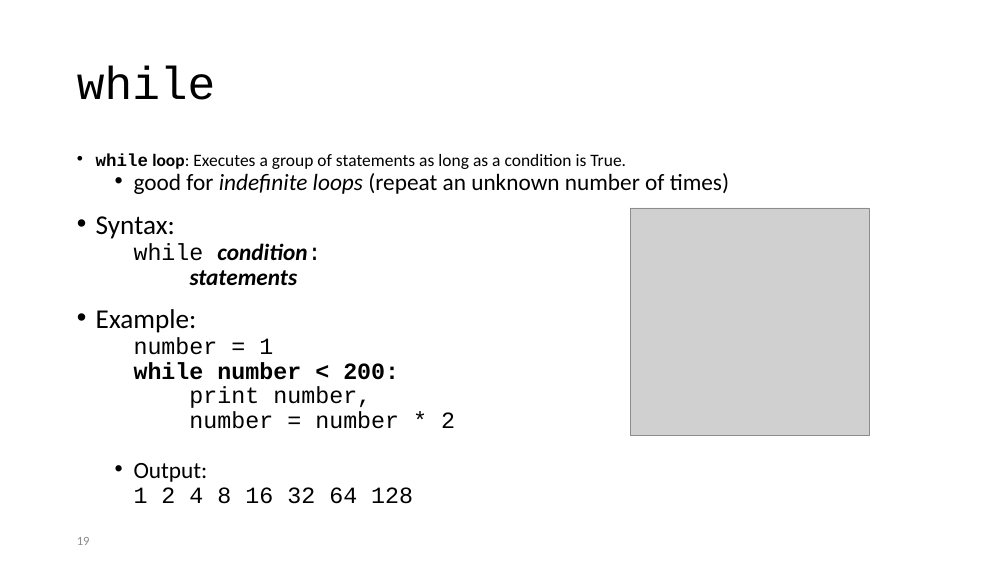
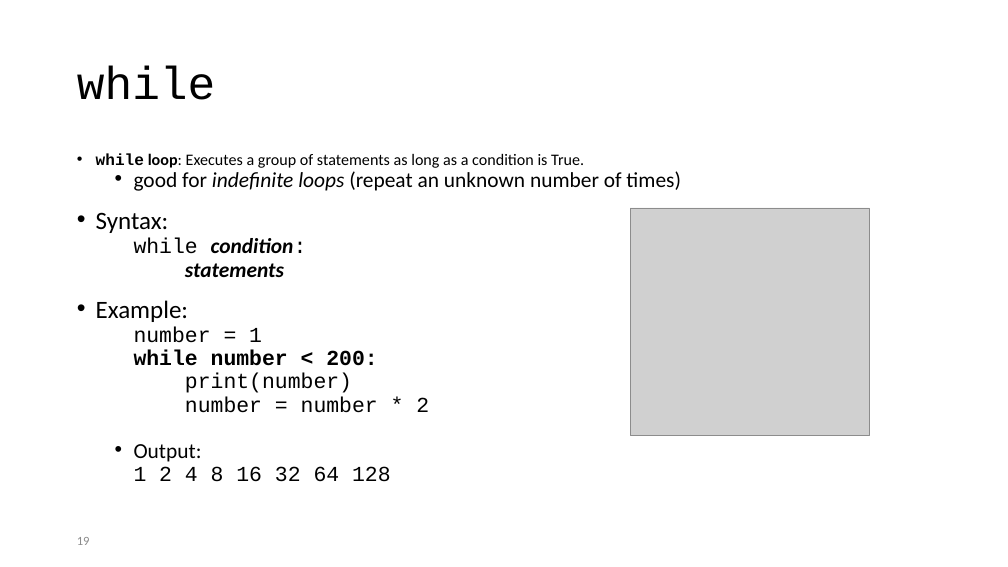
Before and after one commit to MarsUniversity/ece387-robotics, a slide deck: slide 19 of lessons/block_1_basics/lsn4-python.pptx. Drawn at 1008x567 pixels with LibreOffice and Linux fonts; fonts in the diff are those of the drawing; grey boxes stand for pictures. Boxes give left, top, right and bottom in pixels: in the first picture for what was removed or moved away, otherwise in the second. Text is boxed around its words. In the diff, an @@ line names an element or a change of style, - is before the commit and + after.

```diff
--- a/lessons/block_1_basics/lsn4-python.pptx
+++ b/lessons/block_1_basics/lsn4-python.pptx
@@ text at (96, 153, 681, 482): size 16.6 to 15.3 pt in "while loop: Executes a group of statements ..."; size 22.2 to 20.4 pt in "good for indefinite loops (repeat an unknown ...", "while condition:", "statements", "number = 1" and 4 more places; size 25.9 to 23.8 pt in "Syntax:", "Example:" @@
@@ text at (185, 373, 352, 393): text changed; size 22.2 to 20.4 pt @@
-  print number,
+  print(number)
```
Also in this commit, not shown: 7 other slides changed.
